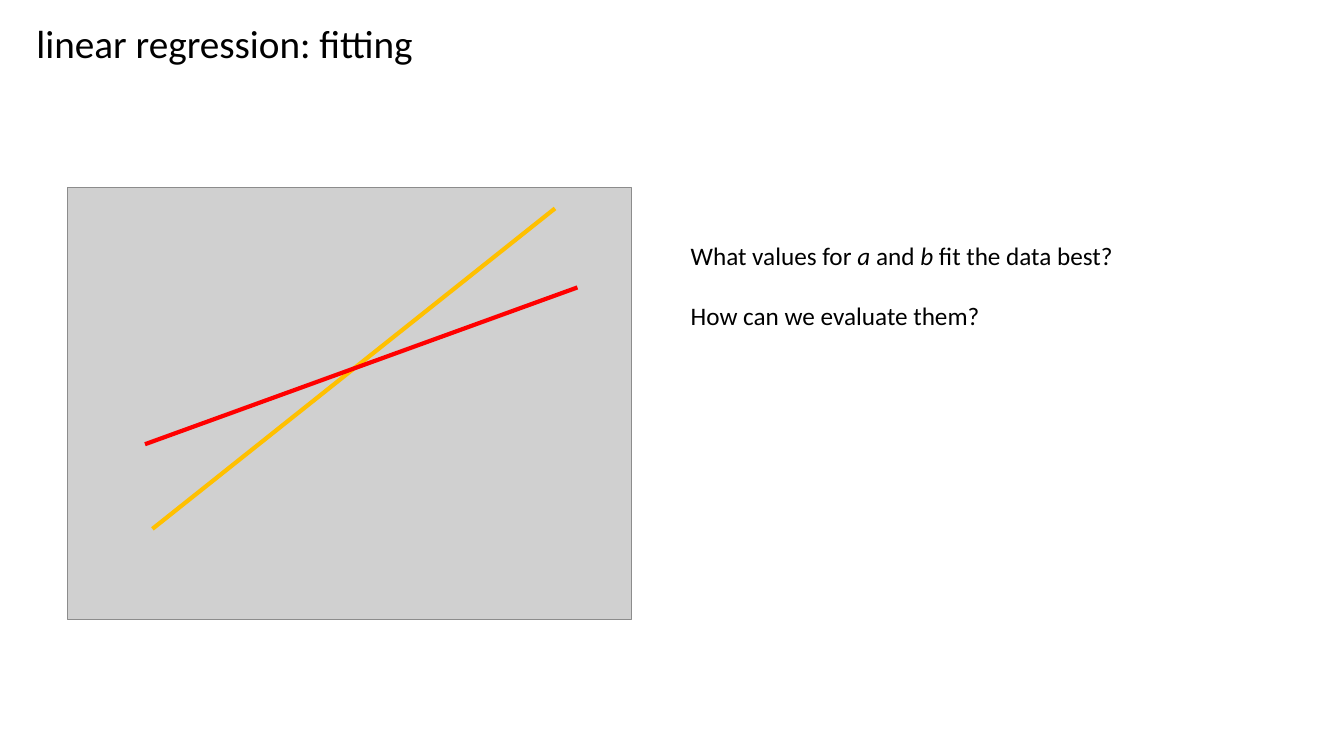
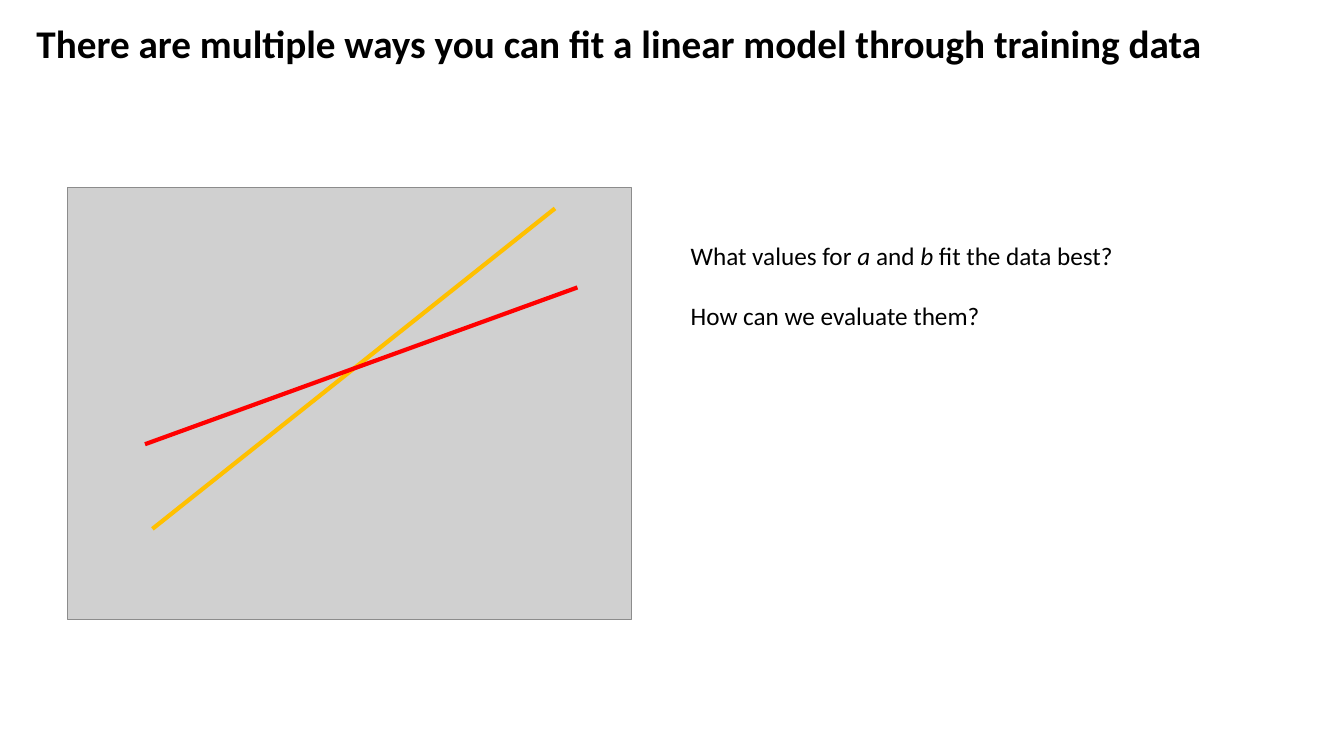
Before and after one commit to CompOmics/ML_AI_Analytical_Chemistry_Course, a slide deck: slide 5 of 01_Foundations/slides/1_2_regression.pptx. Drawn at 1344x756 pixels with LibreOffice and Linux fonts; fonts in the diff are those of the drawing; grey boxes stand for pictures. Boxes give left, top, right and bottom in pixels: in the first picture for what was removed or moved away, otherwise in the second. Text is boxed around its words. In the diff, an @@ line names an element or a change of style, - is before the commit and + after.

```diff
--- a/01_Foundations/slides/1_2_regression.pptx
+++ b/01_Foundations/slides/1_2_regression.pptx
@@ text at (36,30,1201,65): text changed; bold on @@
-linear regression: fitting
+There are multiple ways you can fit a linear model through training data
```
Also in this commit, not shown: 16 other slides changed, 26 other files.
